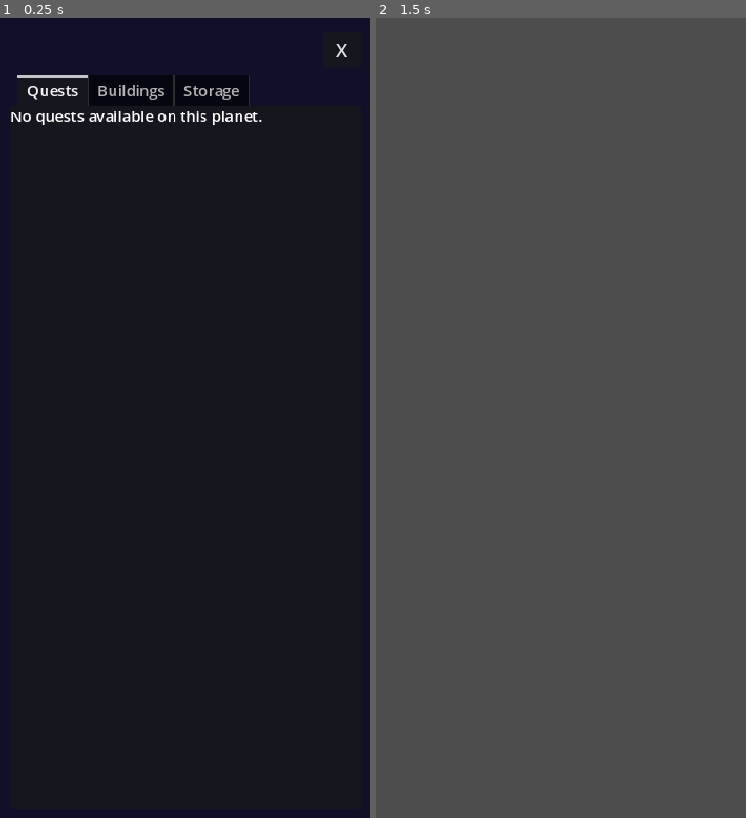
Above: before the commit, frames 1-2 (left to right).
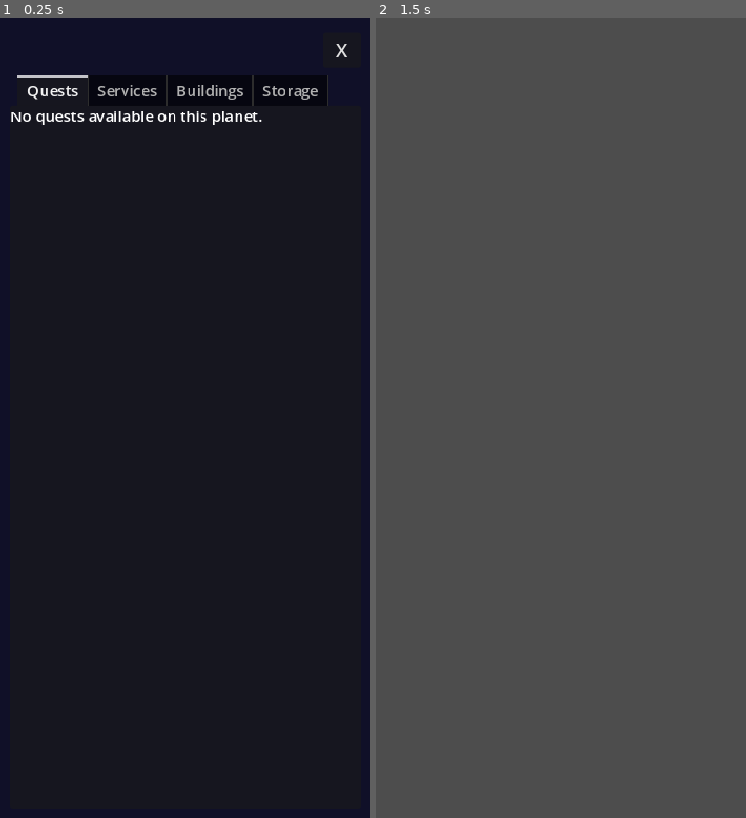
Above: after the commit, the same moments.

Repository: ichizh8/space-game-rt
Game: Godot game, scene res://scenes/planet_menu.tscn
Two runs of this game, one before a commit and one after it. Both use one fixed random seed, a clock stepped at 60 frames per second and the inputs below. This scene is started directly instead of the project's main scene.
Inputs (mouse positions are in pixels of both pictures, inside the frame that each line leads up to):
- Up to frame 1 (0.25 s): no input
- Up to frame 2 (1.5 s): tap Enter at 0.5 s; move the mouse to (642, 378) at 0.52 s; click (642, 378) at 0.67 s; click "X" at 1.25 s

The runs differ from the first frame. In frame 1, 0.5% of the frame differs, in the area x 26-89%, y 7-11%; in frame 2, nothing differs.

Commit message:
v23: fix Services tab not registering in tab container

Diff:
--- a/scripts/planet_menu.gd
+++ b/scripts/planet_menu.gd
@@ -66,6 +66,7 @@
 
 	# Build tabs
 	_build_quest_tab()
+	_build_services_tab()
 	_build_buildings_tab()
 	_build_storage_tab()
 
Not shown, changed: web-export/index.html
Not shown, changed: web-export/index.pck
